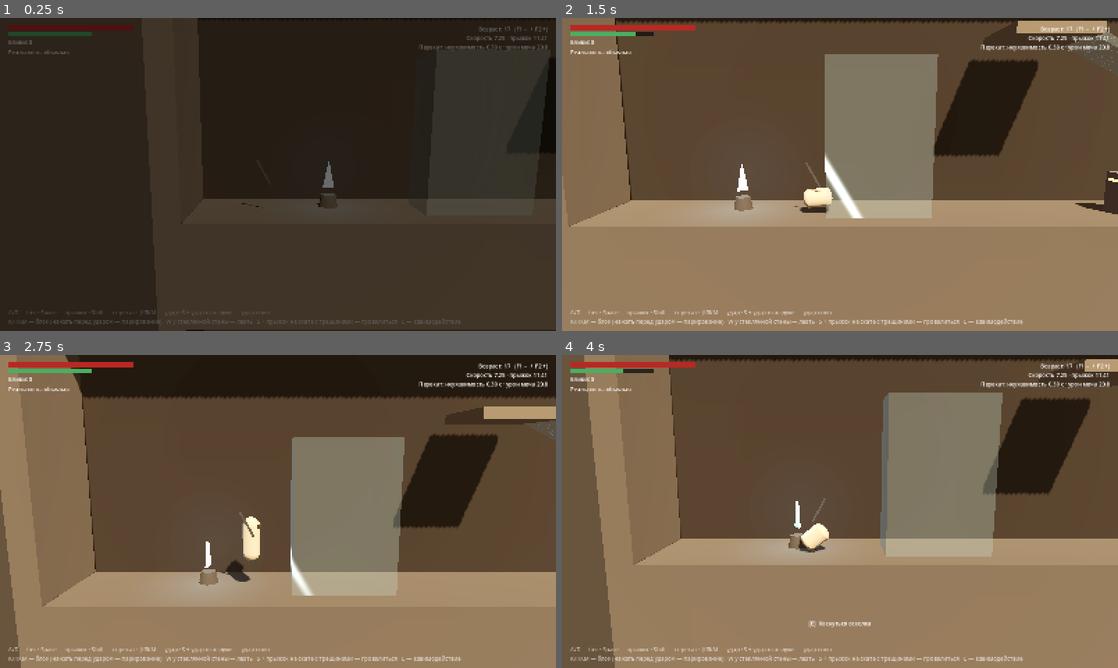
Above: before the commit, frames 1-4 (two rows, left to right).
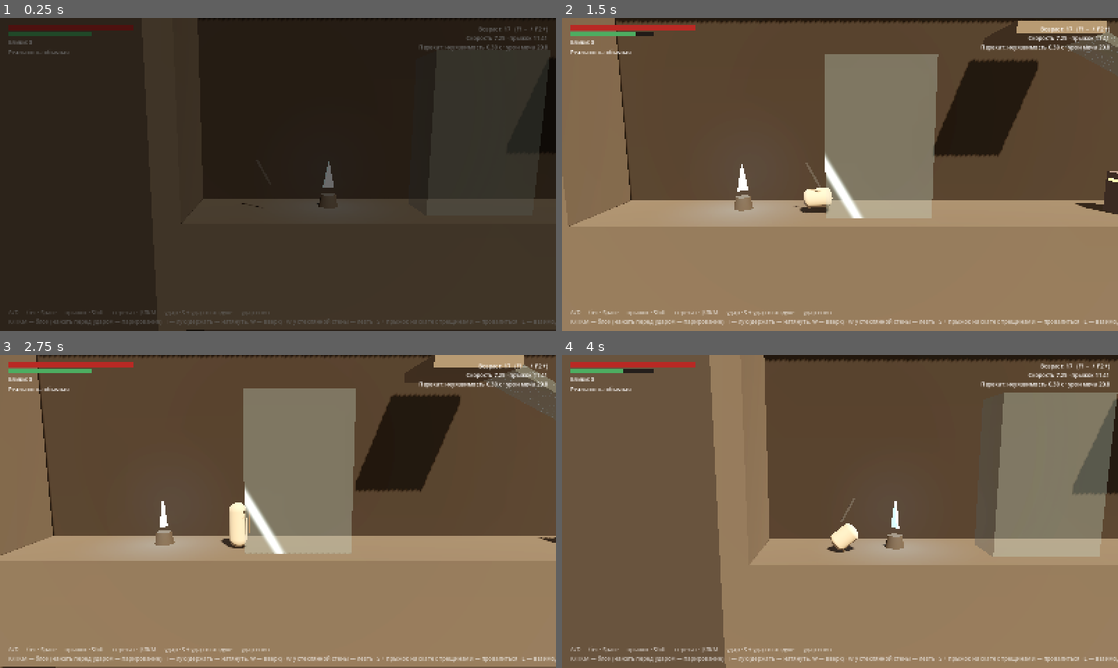
Above: after the commit, the same moments.

Repository: lSiool/mirror_souls
Game: Godot game, scene res://main.tscn
Two runs of this game, one before a commit and one after it. Both use one fixed random seed, a clock stepped at 60 frames per second and the inputs below.
Inputs:
- Up to frame 1 (0.25 s): no input
- Up to frame 2 (1.5 s): hold D (move_right) 0.53-1.28 s; tap E (interact) at 0.6 s; tap Space (jump) at 0.77, 1.07 s; tap Shift (roll) at 0.8, 1.35 s; hold S (move_down) from 1.28 s (still down)
- Up to frame 3 (2.75 s): tap Space (jump) at 1.52, 1.82, 2.3 s; tap I (shoot, bound only after the commit) at 1.55 s; release S (move_down) at 2.03 s; hold D (move_right) from 2.03 s (still down); hold I (shoot, bound only after the commit) from 2.03 s (still down)
- Up to frame 4 (4 s): release D (move_right) at 2.78 s; release I (shoot, bound only after the commit) at 2.78 s; hold W (move_up) 2.78-3.53 s; tap Space (jump) at 2.85, 3.02, 3.32, 3.77 s; tap E (interact) at 3.05 s; hold A (move_left) from 3.53 s (still down); tap J (attack) at 3.6 s; tap Shift (roll) at 3.8 s

The runs differ from the first frame. In frame 1, 0.2% of the frame differs, in the area x 30-100%, y 96-99%; in frame 2, 0.6%; in frame 3, 44%; in frame 4, 46%, in the area x 4-100%, y 0-100%.

Commit message:
feat: bow with draw, aim and peg jump
Co-Authored-By: Claude Opus 5.5 <noreply@anthropic.com>
Claude-Session: https://claude.ai/code/session_01Fv2qucwL9WcP8G16QQ3Bmc

Diff:
--- a/actors/player/player.gd
+++ b/actors/player/player.gd
@@ -1,15 +1,18 @@
 class_name Player
 extends CharacterBody3D
 ## Герой: движение в плоскости XY, перекат, меч, удар вниз, скольжение и лазание по стеклу,
-## блок и парирование, добивание и удар в спину.
+## блок и парирование, добивание и удар в спину, лук.
 ## Все числа скорости и урона берутся из PlayerStats, который зависит от возраста (§1.3).
 
 signal died
 signal health_changed(current: float, maximum: float)
 signal stamina_changed(current: float, maximum: float)
 signal attack_step_started(step: AttackStep, index: int, total: int)
-
-enum State { MOVE, ROLL, ATTACK, PLUNGE, SLIDE, CLIMB, HURT, DEAD, BLOCK, GUARD_BROKEN, CRITICAL }
+signal arrow_fired(arrow: Arrow)
+
+enum State {
+	MOVE, ROLL, ATTACK, PLUNGE, SLIDE, CLIMB, HURT, DEAD, BLOCK, GUARD_BROKEN, CRITICAL, BOW,
+}
 
 const KILL_Y := -15.0
 const PLUNGE_LAND_TIME := 0.15
@@ -52,6 +55,13 @@
 var _roll_attack_queued := false
 var _critical_target: Dummy
 var _critical_done := false
+var _shoot_buffer := 0.0
+## Натяжение лука 0…1.
+var _draw_t := 0.0
+## Колышек-стрела, которого сейчас касается герой.
+var _peg: ArrowPeg
+var _bow: Node3D
+var _nocked: Node3D
 var _floor_glass_normal := Vector3.ZERO
 var _floor_glass: GlassSurface
 ## Стоим на голове врага: направление, куда соскальзываем (0 — не стоим).
@@ -90,6 +100,7 @@
 	sword_hitbox_shape.shape = _sword_shape
 	_grip_base = sword_pivot.position
 	_rest_sword()
+	_build_bow()
 
 
 func _physics_process(delta: float) -> void:
@@ -109,6 +120,7 @@
 		State.BLOCK: _block_state(delta)
 		State.GUARD_BROKEN: _guard_broken_state(delta)
 		State.CRITICAL: _critical_state(delta)
+		State.BOW: _bow_state(delta)
 	if _head_slide != 0.0:
 		velocity.x = _head_slide * HEAD_SLIDE_SPEED
 	velocity.z = 0.0
@@ -133,6 +145,7 @@
 	_iframes = maxf(_iframes - delta, 0.0)
 	_input_lock = maxf(_input_lock - delta, 0.0)
 	_parry_t = maxf(_parry_t - delta, 0.0)
+	_shoot_buffer = maxf(_shoot_buffer - delta, 0.0)
 	_since_slide += delta
 	_since_roll += delta
 	hurtbox.invulnerable = _iframes > 0.0 or state == State.DEAD
@@ -146,6 +159,8 @@
 			_roll_buffer = stats.input_buffer
 		if Input.is_action_just_pressed("block"):
 			_parry_t = stats.parry_window
+		if Input.is_action_just_pressed("shoot"):
+			_shoot_buffer = stats.input_buffer
 		if Input.is_action_just_pressed("interact"):
 			_try_interact()
 
@@ -177,6 +192,8 @@
 	if state in [State.PLUNGE, State.BLOCK, State.GUARD_BROKEN, State.CRITICAL]:
 		plunge_hitbox.active = false
 		_rest_sword()
+	if state == State.BOW:
+		_show_bow(false)
 	if state == State.SLIDE:
 		_since_slide = 0.0
 	if state == State.ROLL:
@@ -221,6 +238,8 @@
 
 	if _jump_buffer > 0.0 and _coyote > 0.0:
 		_jump()
+	elif _jump_buffer > 0.0 and not on_floor and is_instance_valid(_peg):
+		_peg_jump()
 	elif _roll_buffer > 0.0 and (on_floor or _coyote > 0.0):
 		_start_roll()
 	elif _attack_buffer > 0.0:
@@ -228,6 +247,8 @@
 			_start_plunge()
 		else:
 			_start_attack()
+	elif _shoot_buffer > 0.0:
+		_start_draw()
 	elif on_floor and Input.is_action_pressed("block"):
 		_set_state(State.BLOCK)
 	elif _wants_climb(x, on_floor):
@@ -513,6 +534,76 @@
 		_set_state(State.MOVE)
 
 
+# --- Лук --------------------------------------------------------------------
+
+func _start_draw() -> void:
+	if stamina <= 0.0:
+		return
+	_shoot_buffer = 0.0
+	_draw_t = 0.0
+	_set_state(State.BOW)
+	_show_bow(true)
+
+
+## Натяжение: держим кнопку — лук натягивается, герой идёт медленно. Отпустили — выстрел.
+func _bow_state(delta: float) -> void:
+	_draw_t = minf(_draw_t + delta / stats.bow_draw_time, 1.0)
+	var x := _input_x()
+	if x != 0.0:
+		facing = signf(x)
+	var accel := stats.acceleration if is_on_floor() else stats.air_acceleration
+	velocity.x = move_toward(velocity.x, x * stats.move_speed * stats.bow_move_mult, accel * delta)
+	_apply_gravity(delta)
+	_nocked.position.x = 0.3 - 0.35 * _draw_t
+	_bow.rotation.z = _aim_angle()
+	if _roll_buffer > 0.0 and is_on_floor():
+		_start_roll()
+	elif not Input.is_action_pressed("shoot"):
+		_fire()
+
+
+func _fire() -> void:
+	var angle := _aim_angle()
+	var dir := Vector3(cos(angle) * facing, sin(angle), 0.0)
+	var speed := lerpf(stats.bow_speed_min, stats.bow_speed_max, _draw_t)
+	var damage := lerpf(stats.bow_damage_min, stats.bow_damage_max, _draw_t)
+	var poise_dmg := lerpf(stats.bow_poise_min, stats.bow_poise_max, _draw_t)
+	var at := global_position + Vector3(facing * 0.55, 1.3, 0.0)
+	var arrow := Arrow.spawn(get_parent(), at, dir * speed, damage, poise_dmg)
+	_spend_stamina(stats.bow_cost)
+	_set_state(State.MOVE)
+	arrow_fired.emit(arrow)
+
+
+## Прицел: прямо; с «вверх» — круто вверх; с «вниз» в воздухе — вниз.
+func _aim_angle() -> float:
+	if Input.is_action_pressed("move_up"):
+		return deg_to_rad(stats.aim_up_angle)
+	if Input.is_action_pressed("move_down") and not is_on_floor():
+		return -deg_to_rad(stats.aim_down_angle)
+	return 0.0
+
+
+func set_peg(peg: ArrowPeg) -> void:
+	_peg = peg
+
+
+func clear_peg(peg: ArrowPeg) -> void:
+	if _peg == peg:
+		_peg = null
+
+
+## Прыжок от воткнутой стрелы: вверх и от стены. Колышек ломается — только один раз.
+func _peg_jump() -> void:
+	_jump_buffer = 0.0
+	velocity = Vector3(_peg.normal.x * stats.wall_jump_push, stats.jump_velocity, 0.0)
+	if _peg.normal.x != 0.0:
+		facing = signf(_peg.normal.x)
+	_input_lock = 0.15
+	_peg.break_off()
+	_peg = null
+
+
 # --- Стекло -----------------------------------------------------------------
 
 func _after_move() -> void:
@@ -691,7 +782,10 @@
 	global_position = Vector3(at.x, at.y, 0.0)
 	velocity = Vector3.ZERO
 	reset_physics_interpolation()
-	_interactables.clear()
+	_peg = null
+	# Не очищаем список целиком: если герой остался внутри зоны (зеркало, сундук),
+	# зона не сообщит о входе повторно. Уходя из зоны, герой и так её отпустит.
+	_interactables = _interactables.filter(is_instance_valid)
 	_jump_buffer = 0.0
 	_attack_buffer = 0.0
 	_roll_buffer = 0.0
@@ -824,6 +918,34 @@
 	sword_pivot.position = _grip_base + Vector3(0.2, 0.05, 0.0)
 
 
+func _build_bow() -> void:
+	var wood := StandardMaterial3D.new()
+	wood.albedo_color = Color(0.45, 0.3, 0.18)
+	_bow = Node3D.new()
+	_bow.position = Vector3(0.35, 1.25, 0.35)
+	visual.add_child(_bow)
+	var limb := MeshInstance3D.new()
+	var limb_mesh := BoxMesh.new()
+	limb_mesh.size = Vector3(0.06, 1.2, 0.05)
+	limb_mesh.material = wood
+	limb.mesh = limb_mesh
+	limb.position.x = 0.15
+	_bow.add_child(limb)
+	_nocked = MeshInstance3D.new()
+	var arrow_mesh := BoxMesh.new()
+	arrow_mesh.size = Vector3(0.75, 0.035, 0.035)
+	arrow_mesh.material = wood
+	(_nocked as MeshInstance3D).mesh = arrow_mesh
+	_bow.add_child(_nocked)
+	_bow.visible = false
+
+
+## На время стрельбы меч убран, в руке лук.
+func _show_bow(on: bool) -> void:
+	_bow.visible = on
+	sword_pivot.visible = not on
+
+
 func _kill_swing() -> void:
 	if _swing_tween:
 		_swing_tween.kill()
--- a/project.godot
+++ b/project.godot
@@ -104,6 +104,13 @@
 , Object(InputEventJoypadButton,"resource_local_to_scene":false,"resource_name":"","device":-1,"button_index":9,"pressure":0.0,"pressed":false,"script":null)
 ]
 }
+shoot={
+"deadzone": 0.3,
+"events": [Object(InputEventKey,"resource_local_to_scene":false,"resource_name":"","device":-1,"window_id":0,"alt_pressed":false,"shift_pressed":false,"ctrl_pressed":false,"meta_pressed":false,"pressed":false,"keycode":0,"physical_keycode":73,"key_label":0,"unicode":0,"location":0,"echo":false,"script":null)
+, Object(InputEventMouseButton,"resource_local_to_scene":false,"resource_name":"","device":-1,"window_id":0,"alt_pressed":false,"shift_pressed":false,"ctrl_pressed":false,"meta_pressed":false,"button_mask":0,"position":Vector2(0, 0),"global_position":Vector2(0, 0),"factor":1.0,"button_index":3,"canceled":false,"pressed":false,"double_click":false,"script":null)
+, Object(InputEventJoypadButton,"resource_local_to_scene":false,"resource_name":"","device":-1,"button_index":10,"pressure":0.0,"pressed":false,"script":null)
+]
+}
 
 [layer_names]
 
@@ -112,6 +119,7 @@
 3d_physics/layer_3="enemy"
 3d_physics/layer_4="interactable"
 3d_physics/layer_5="breakable"
+3d_physics/layer_6="arrow_target"
 
 [physics]
 
--- a/systems/progression/player_stats.gd
+++ b/systems/progression/player_stats.gd
@@ -74,6 +74,21 @@
 @export var block_regen_mult := 0.4
 @export var guard_break_time := 0.8
 
+@export_group("Лук")
+## За сколько секунд лук натягивается полностью.
+@export var bow_draw_time := 0.6
+@export var bow_speed_min := 18.0
+@export var bow_speed_max := 32.0
+@export var bow_damage_min := 8.0
+@export var bow_damage_max := 18.0
+@export var bow_poise_min := 6.0
+@export var bow_poise_max := 14.0
+@export var bow_cost := 10.0
+@export var bow_move_mult := 0.3
+## Угол прицела вверх (с «вверх») и вниз (с «вниз» в воздухе), градусы.
+@export var aim_up_angle := 70.0
+@export var aim_down_angle := 30.0
+
 @export_group("Особые удары")
 @export var riposte_range := 1.8
 @export var backstab_range := 1.6
--- a/ui/hud.tscn
+++ b/ui/hud.tscn
@@ -91,7 +91,7 @@
 offset_bottom = -16.0
 grow_vertical = 0
 text = "A/D — бег · Space — прыжок · Shift — перекат · J/ЛКМ — удар · S + удар в воздухе — удар вниз
-K/ПКМ — блок (нажать перед ударом — парирование) · W у стеклянной стены — лезть · S + прыжок на скате с трещинами — провалиться · E — взаимодействие"
+K/ПКМ — блок (нажать перед ударом — парирование) · I — лук (держать — натянуть, W — вверх) · W у стеклянной стены — лезть · S + прыжок на скате с трещинами — провалиться · E — взаимодействие"
 
 [node name="Prompt" type="Label" parent="."]
 unique_name_in_owner = true
